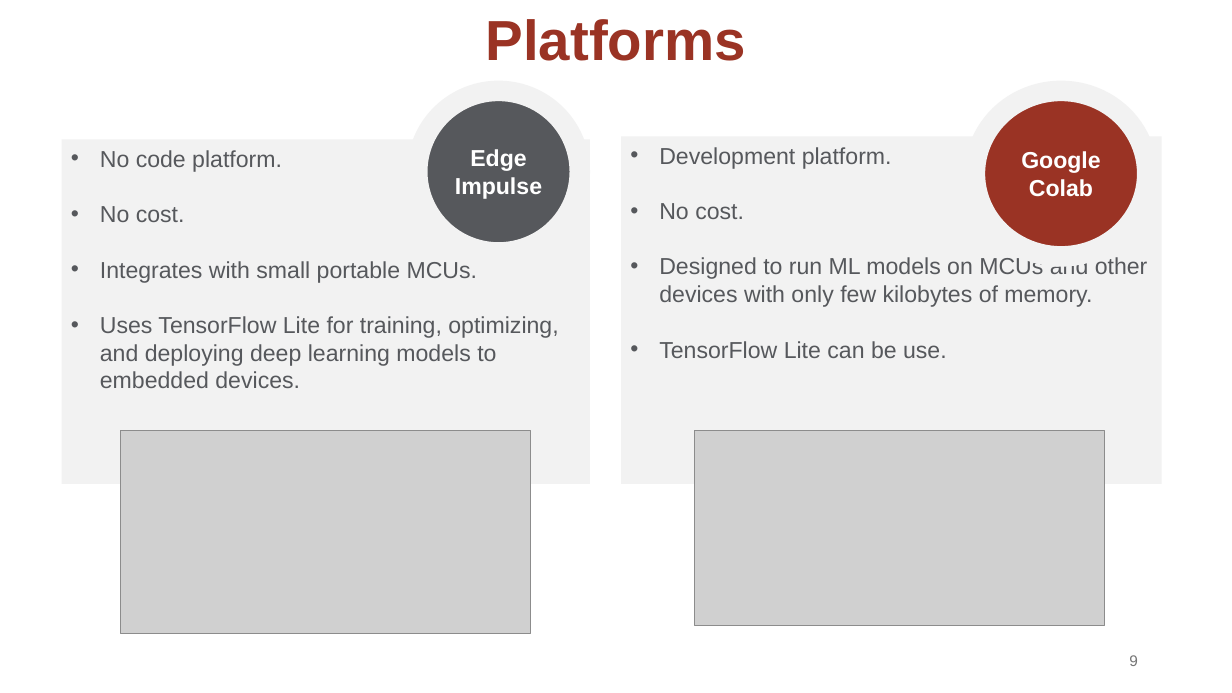
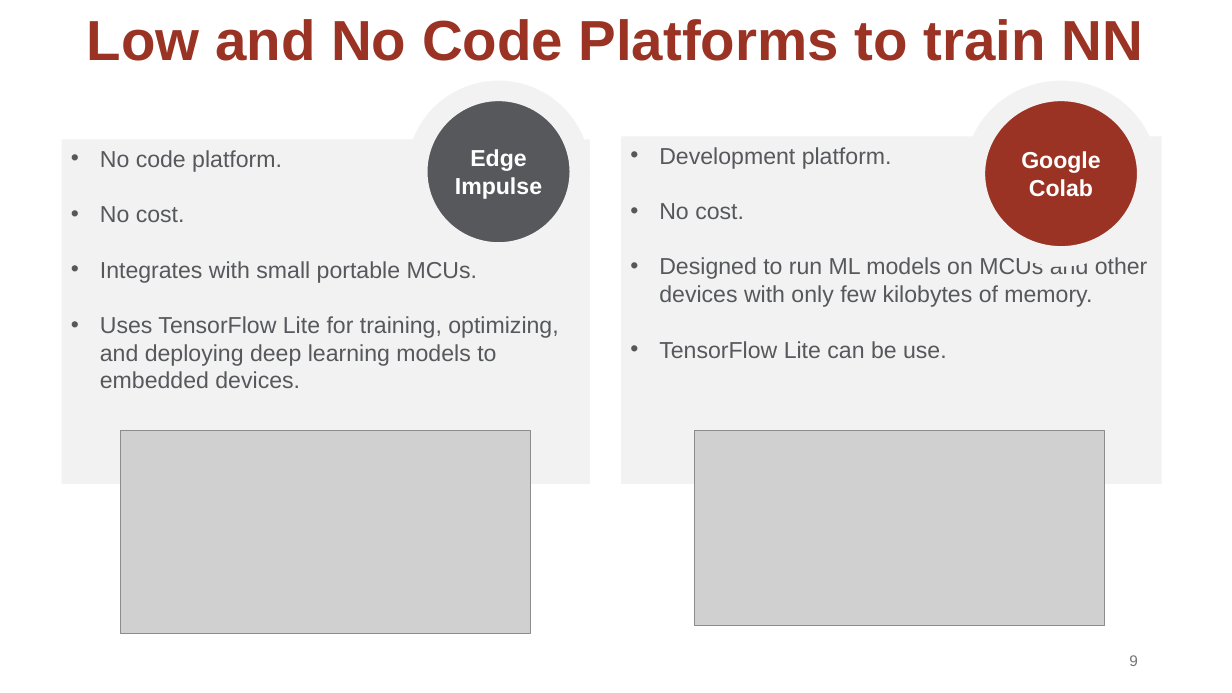
Before and after one commit to osduarte/TESE-MEIC-2324, a slide deck: slide 9 of Relatório intermédio/Apresentação intermédia da TESE_v3.pptx. Drawn at 1232x693 pixels with LibreOffice and Linux fonts; fonts in the diff are those of the drawing; grey boxes stand for pictures. Boxes give left, top, right and bottom in pixels: in the first picture for what was removed or moved away, otherwise in the second. Text is boxed around its words. In the diff, an @@ line names an element or a change of style, - is before the commit and + after.

```diff
--- a/Relatório intermédio/Apresentação intermédia da TESE_v3.pptx
+++ b/Relatório intermédio/Apresentação intermédia da TESE_v3.pptx
@@ title at <box>87,19,1143,61</box>: text changed @@
-Platforms
+Low and No Code Platforms to train NN
```
Also in this commit, not shown: 3 other slides changed.
